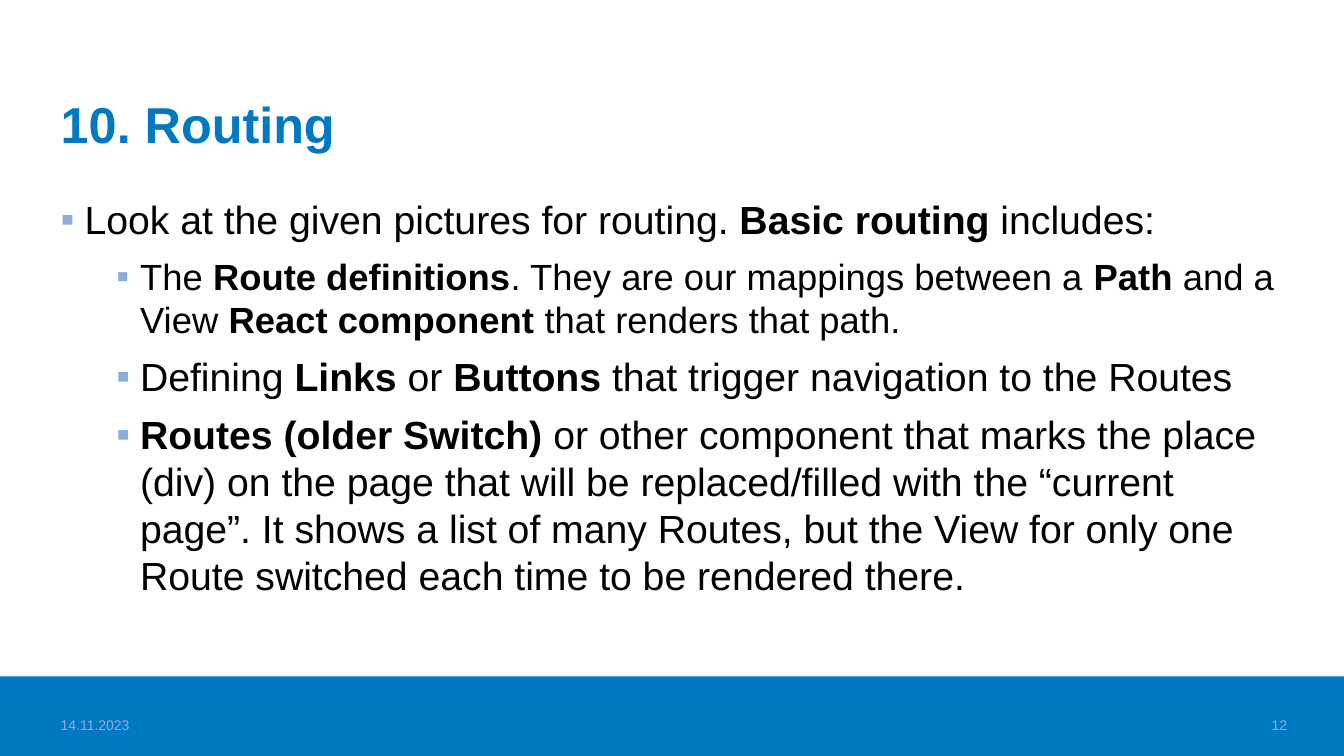
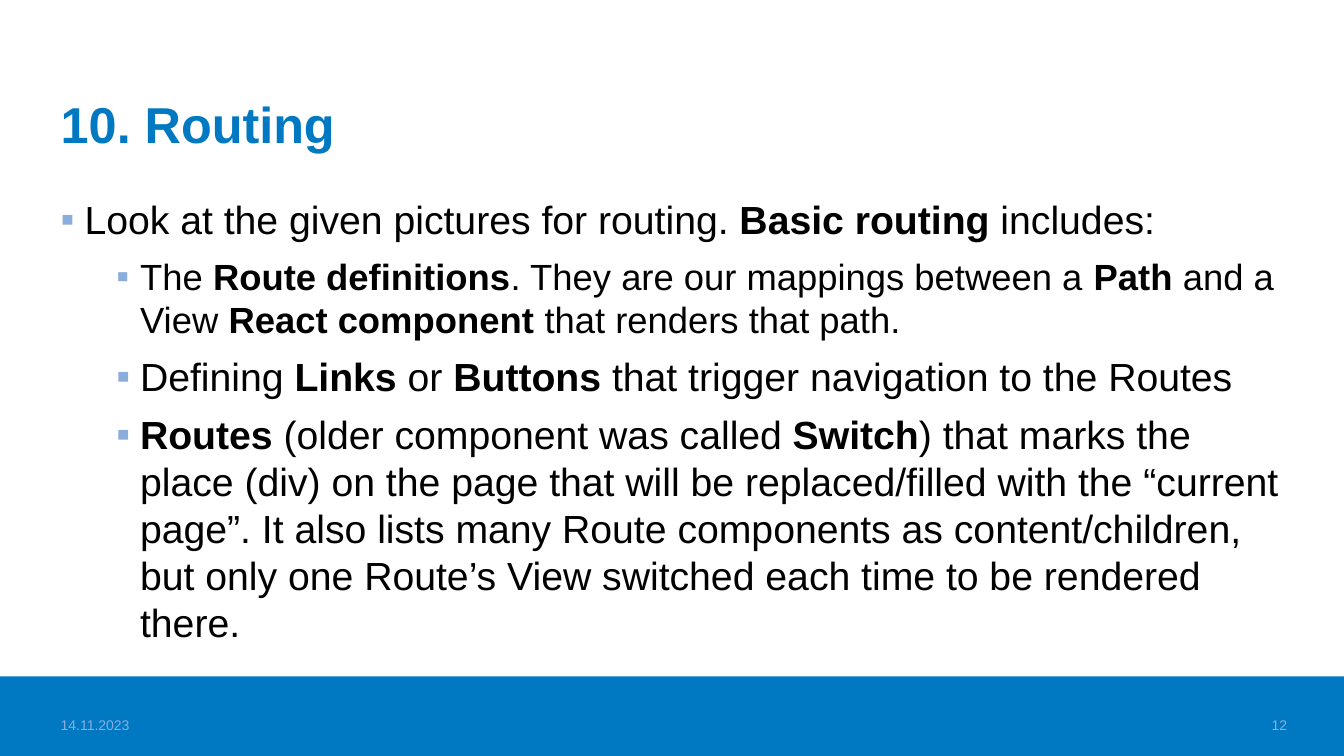
Before and after one commit to haagahelia/ohke-teknologiat, a slide deck: slide 12 of 05_frontend/Frontend_VideoTopics.pptx. Drawn at 1344x756 pixels with LibreOffice and Linux fonts; fonts in the diff are those of the drawing; background and template pictures are left out. Boxes give left, top, right and bottom in pixels: in the first picture for what was removed or moved away, otherwise in the second. Text is boxed around its words. In the diff, an @@ line names an element or a change of style, - is before the commit and + after.

```diff
--- a/05_frontend/Frontend_VideoTopics.pptx
+++ b/05_frontend/Frontend_VideoTopics.pptx
@@ text at box(140, 420, 1278, 638): text changed @@
-  ▪ Routes (older Switch) or other component that marks the place (div) on the page that will be replaced/filled with the “current page”. It shows a list of many Routes, but the View for only one Route switched each time to be rendered there.
+  ▪ Routes (older component was called Switch) that marks the place (div) on the page that will be replaced/filled with the “current page”. It also lists many Route components as content/children, but only one Route’s View switched each time to be rendered there.
```
Also in this commit, not shown: 1 other slide changed, 1 other file.
